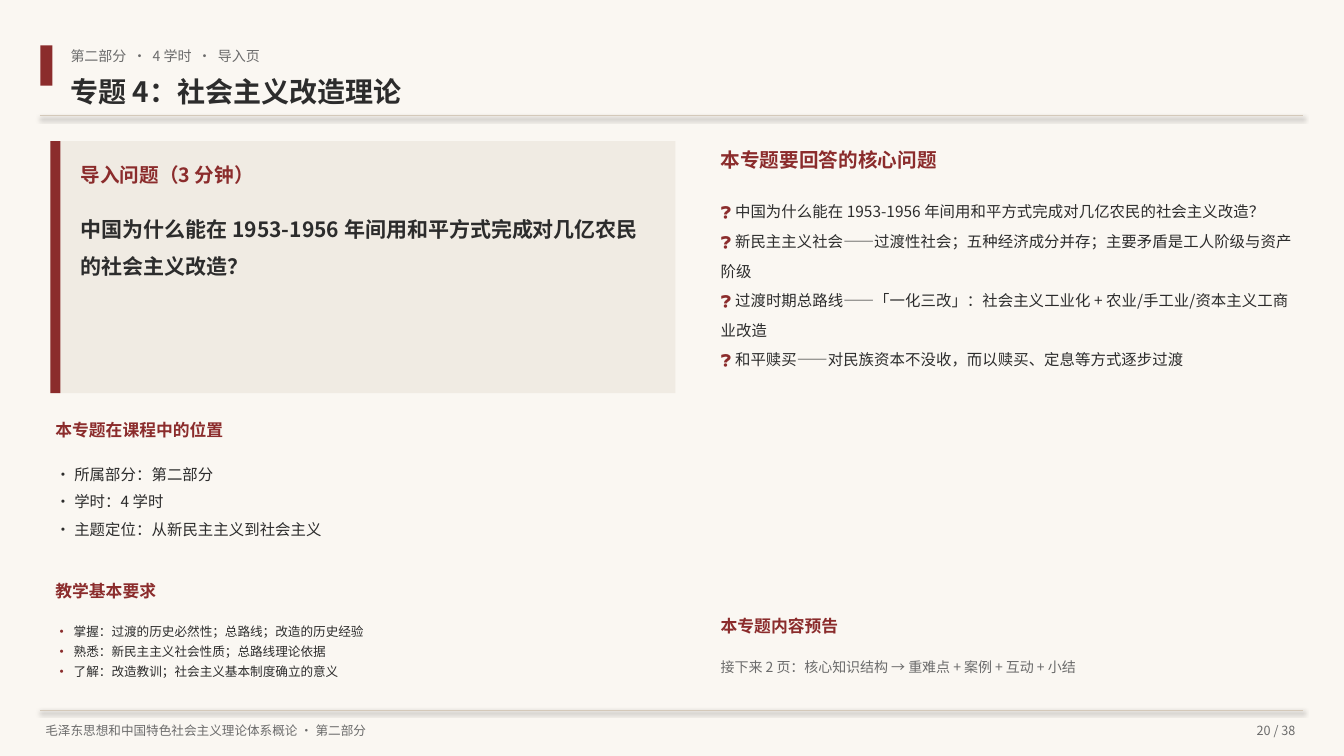
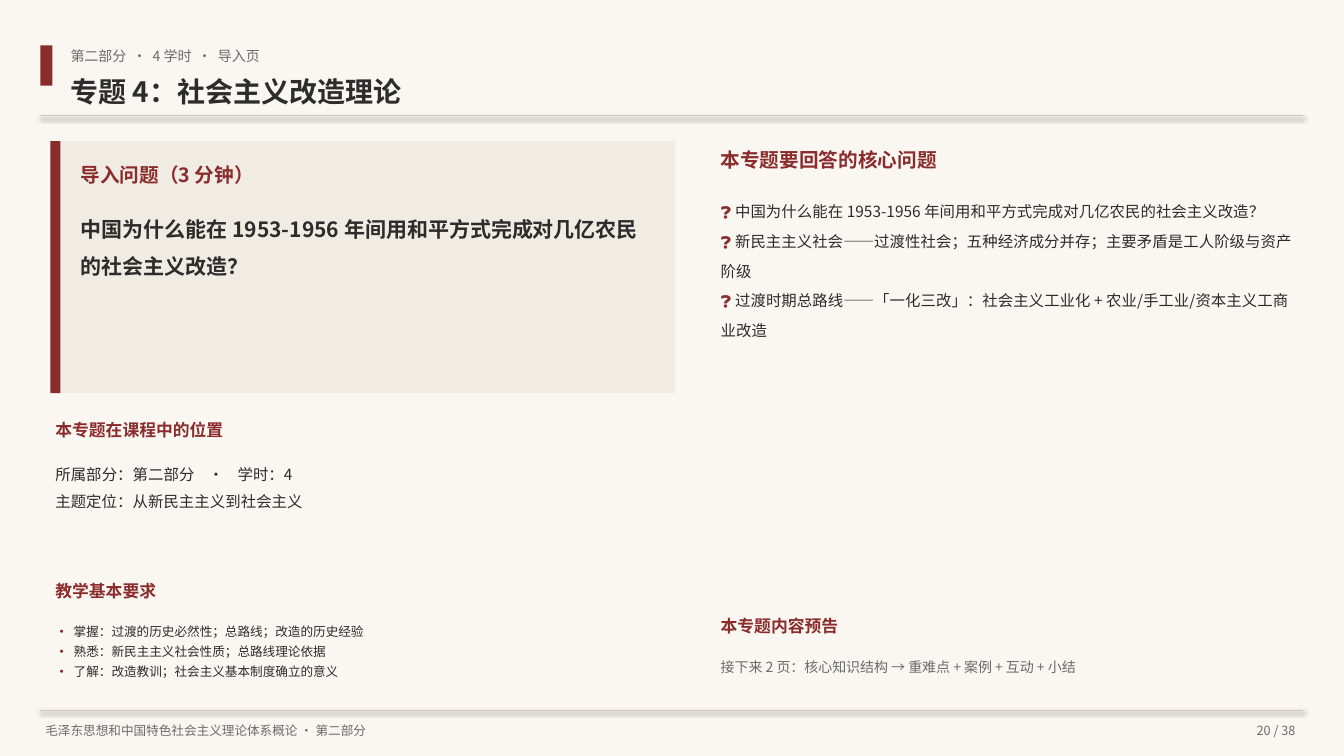
Before and after one commit to hsy358/obsidian-vault, a slide deck: slide 17 of 03-资源/PPT/毛泽东思想和中国特色社会主义理论体系概论 教学大纲概览.pptx. Drawn at 1344x756 pixels with LibreOffice and Linux fonts; fonts in the diff are those of the drawing. Boxes give left, top, right and bottom in pixels: in the first picture for what was removed or moved away, otherwise in the second. Text is boxed around its words. In the diff, an @@ line names an element or a change of style, - is before the commit and + after.

```diff
--- a/03-资源/PPT/毛泽东思想和中国特色社会主义理论体系概论 教学大纲概览.pptx
+++ b/03-资源/PPT/毛泽东思想和中国特色社会主义理论体系概论 教学大纲概览.pptx
@@ text at bbox=[735, 352, 1183, 367]: paragraph removed @@
-❓ 和平赎买——对民族资本不没收，而以赎买、定息等方式逐步过渡
@@ text at bbox=[55, 467, 302, 509]: text changed @@
-· 所属部分：第二部分
-· 学时：4 学时
-· 主题定位：从新民主主义到社会主义
+所属部分：第二部分 · 学时：4
+主题定位：从新民主主义到社会主义
```
Also in this commit, not shown: 12 other slides changed, 2 other files.
